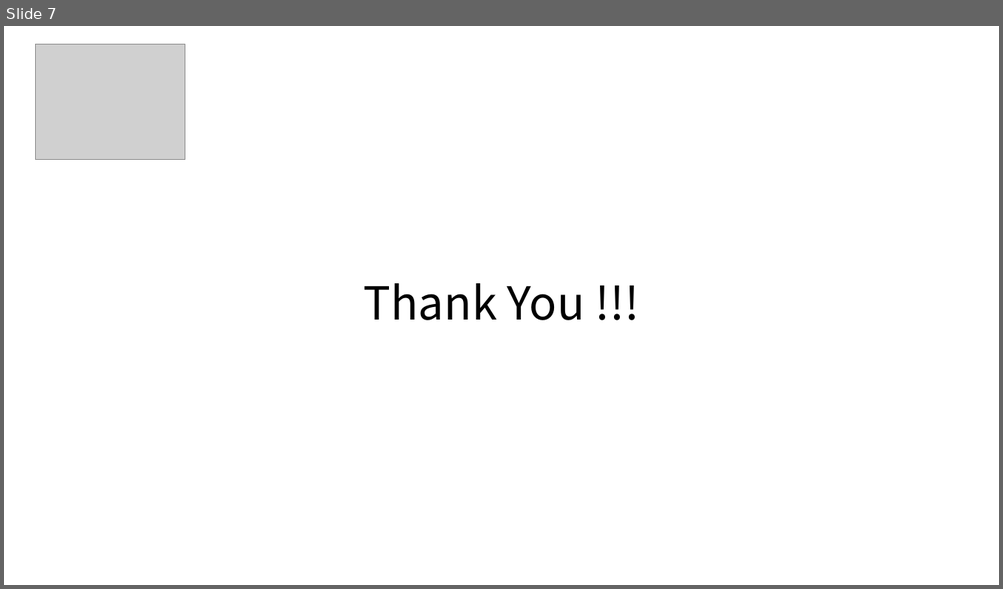
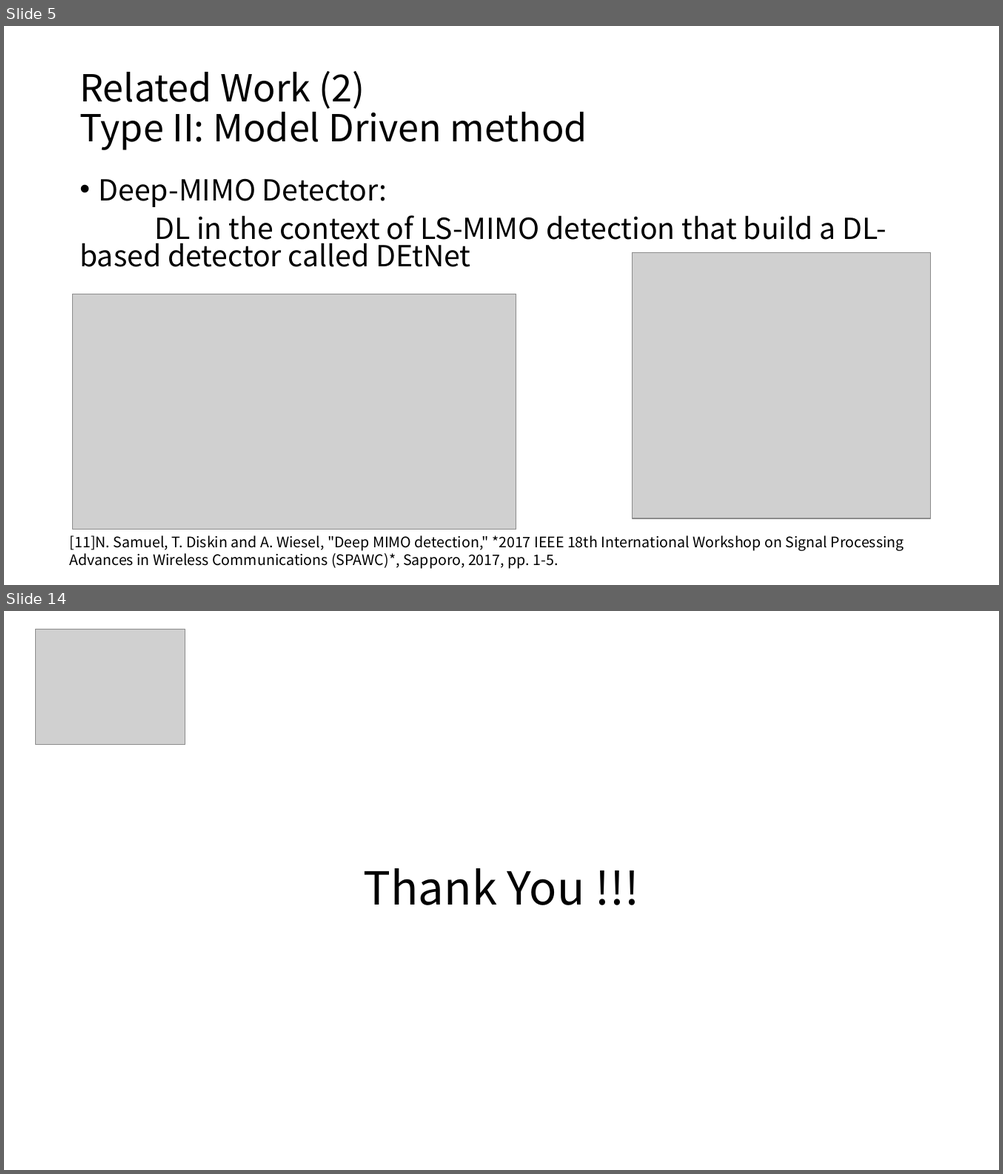
Before and after one commit to liuyuchen777/DET_Final, a slide deck: Deep Learning-Based Detector for OFDM-IM.pptx. Shown one above the other, each under a label of ours: slide 7 before the commit, slides 5 and 14 after it; the slides between them are not shown. The pictures are 1003x589 and 1003x1174 pixels, drawn with LibreOffice and Linux fonts; fonts in the diff are those of the drawing; grey boxes stand for pictures. Boxes give left, top, right and bottom in pixels: in the first picture for what was removed or moved away, otherwise in the second. Text is boxed around its words. In the diff, an @@ line names an element or a change of style, - is before the commit and + after.

```diff
--- a/Deep Learning-Based Detector for OFDM-IM.pptx
+++ b/Deep Learning-Based Detector for OFDM-IM.pptx
@@ slide 5 added at [4, 26, 999, 585], background #FFFFFF @@
@@ title added at [79, 71, 587, 150], 36 pt, text #000000 @@
+Related Work (2)
+Type II: Model Driven method
@@ text added at [79, 178, 886, 267], 28 pt, text #000000 @@
+• Deep-MIMO Detector:
+DL in the context of LS-MIMO detection that build a DL-based detector called DEtNet
@@ picture added at [632, 253, 930, 518] @@
@@ picture added at [73, 294, 517, 530] @@
@@ text added at [70, 536, 904, 569], 14 pt, text #000000 @@
+[11]N. Samuel, T. Diskin and A. Wiesel, "Deep MIMO detection," *2017 IEEE 18th International Workshop on Signal Processing Advances in Wireless Communications (SPAWC)*, Sapporo, 2017, pp. 1-5.
@@ what was slide 7 is now slide 14 @@
```
Also in this commit, not shown: 4 slides changed, 8 other slides added, 2 slides removed.
